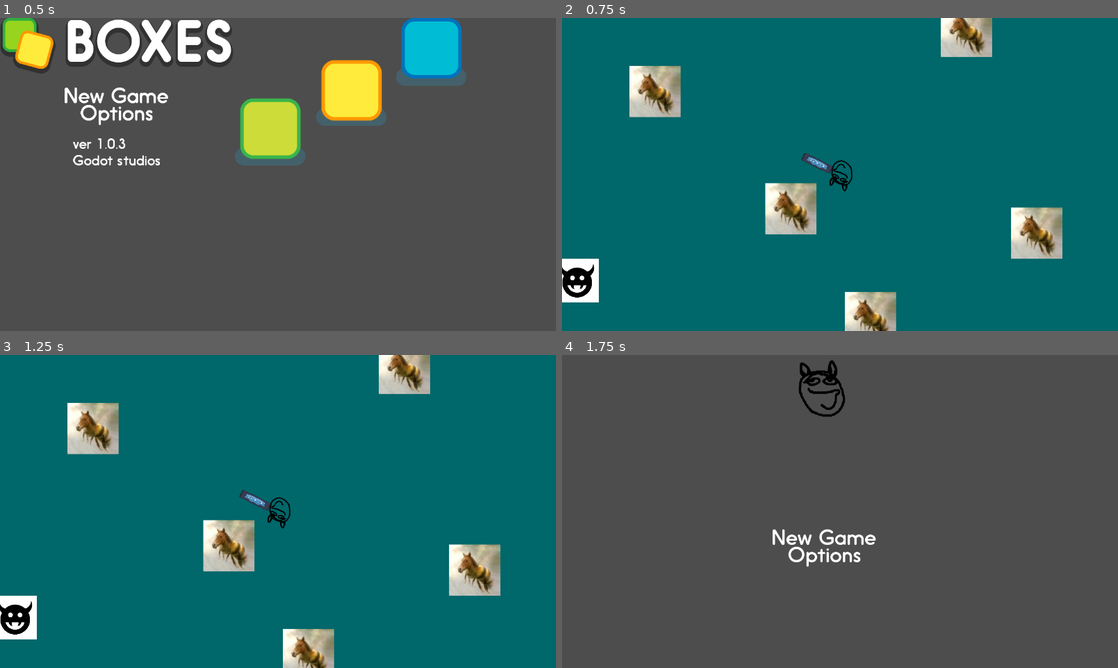
Above: before the commit, frames 1-4 (two rows, left to right).
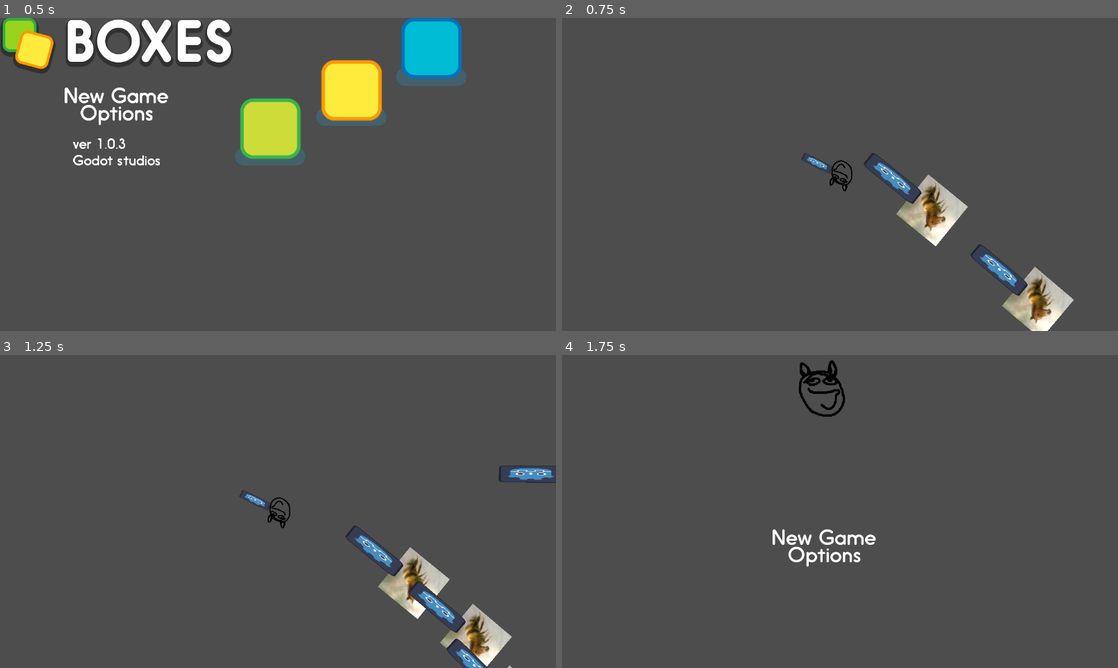
Above: after the commit, the same moments.

Repository: brianli378/ecs179-final-project
Game: Godot game, scene res://scenes/world.tscn
Two runs of this game, one before a commit and one after it. Both use one fixed random seed, a clock stepped at 60 frames per second and the inputs below.
Inputs (mouse positions are in pixels of both pictures, inside the frame that each line leads up to):
- Up to frame 1 (0.5 s): no input
- Up to frame 2 (0.75 s): click (678, 96) at 0.52 s
- Up to frame 3 (1.25 s): no input
- Up to frame 4 (1.75 s): tap Enter (ui_accept) at 1.25, 1.52 s; move the mouse to (962, 495) at 1.27 s; hold D (move_right) from 1.28 s (still down); click (962, 495) at 1.35 s; tap E (switch_gun) at 1.55 s

Frame 1 is identical in both runs. In frame 2, 100% of the frame differs, in the area x 0-100%, y 0-100%; in frame 3, 100%; in frame 4, nothing differs.

Commit message:
enemies shoot occasionally, run away or to the player, and have slightly improved collision boxes

Diff:
--- a/2d-roguelike/project.godot
+++ b/2d-roguelike/project.godot
@@ -19,6 +19,7 @@
 
 World="*res://scenes/world.tscn"
 enemy_factory="*res://scripts/enemy_factory.gd"
+PlayerSingleton="*res://scripts/player.gd"
 
 [display]
 
--- a/2d-roguelike/scenes/enemies/basic_enemy.tscn
+++ b/2d-roguelike/scenes/enemies/basic_enemy.tscn
@@ -3,14 +3,15 @@
 [ext_resource type="Script" uid="uid://birgv6eudsgmc" path="res://scripts/enemies/basic_enemy.gd" id="1_7jpia"]
 [ext_resource type="Texture2D" uid="uid://cb7kfgjabn6bf" path="res://assets/plaecholder_object.jpg" id="2_8xi43"]
 
-[sub_resource type="CapsuleShape2D" id="CapsuleShape2D_tgb66"]
+[sub_resource type="RectangleShape2D" id="RectangleShape2D_8xi43"]
+size = Vector2(118, 118)
 
 [node name="BasicEnemy" type="CharacterBody2D"]
 script = ExtResource("1_7jpia")
 
-[node name="Sprite2D" type="Sprite2D" parent="."]
+[node name="Body" type="Sprite2D" parent="."]
 scale = Vector2(0.1, 0.1)
 texture = ExtResource("2_8xi43")
 
 [node name="CollisionShape2D" type="CollisionShape2D" parent="."]
-shape = SubResource("CapsuleShape2D_tgb66")
+shape = SubResource("RectangleShape2D_8xi43")
--- a/2d-roguelike/scenes/enemies/strong_enemy.tscn
+++ b/2d-roguelike/scenes/enemies/strong_enemy.tscn
@@ -3,7 +3,8 @@
 [ext_resource type="Script" uid="uid://birgv6eudsgmc" path="res://scripts/enemies/basic_enemy.gd" id="1_wler7"]
 [ext_resource type="Texture2D" uid="uid://bmu7bt7icfueh" path="res://assets/placeholder2_enemy.jpg" id="2_wler7"]
 
-[sub_resource type="CapsuleShape2D" id="CapsuleShape2D_tgb66"]
+[sub_resource type="RectangleShape2D" id="RectangleShape2D_wler7"]
+size = Vector2(100, 101)
 
 [node name="BasicEnemy" type="CharacterBody2D"]
 script = ExtResource("1_wler7")
@@ -13,4 +14,5 @@
 texture = ExtResource("2_wler7")
 
 [node name="CollisionShape2D" type="CollisionShape2D" parent="."]
-shape = SubResource("CapsuleShape2D_tgb66")
+position = Vector2(0, 0.5)
+shape = SubResource("RectangleShape2D_wler7")
--- a/2d-roguelike/scenes/game.tscn
+++ b/2d-roguelike/scenes/game.tscn
@@ -10,6 +10,7 @@
 script = ExtResource("1_lnu2h")
 
 [node name="MeshInstance2D" type="MeshInstance2D" parent="."]
+visible = false
 modulate = Color(1.5642494e-06, 0.40395993, 0.41488585, 1)
 position = Vector2(580, 307.00003)
 scale = Vector2(5032.9375, 3324.4375)
@@ -17,7 +18,6 @@
 metadata/_edit_lock_ = true
 
 [node name="Player" parent="." instance=ExtResource("1_yqjtg")]
-position = Vector2(603, 335)
 scale = Vector2(0.5, 0.5)
 
 [node name="StaticBody2D" parent="." instance=ExtResource("2_lnu2h")]
--- /dev/null
+++ b/2d-roguelike/scenes/gun.tscn
@@ -0,0 +1,12 @@
+[gd_scene load_steps=3 format=3 uid="uid://doj05njfuwl4e"]
+
+[ext_resource type="Texture2D" uid="uid://ctfpr3oc0ghxn" path="res://assets/placeholder_gun.svg" id="1_og67c"]
+[ext_resource type="Script" uid="uid://c36483pxjdqw" path="res://scripts/gun_manager.gd" id="2_gp1hk"]
+
+[node name="Gun" type="Sprite2D"]
+scale = Vector2(1.1484375, 0.3046875)
+texture = ExtResource("1_og67c")
+script = ExtResource("2_gp1hk")
+
+[node name="ProjectileSpawn" type="Node2D" parent="."]
+position = Vector2(75, 0)
--- a/2d-roguelike/scenes/player.tscn
+++ b/2d-roguelike/scenes/player.tscn
@@ -1,9 +1,8 @@
-[gd_scene load_steps=6 format=3 uid="uid://cjfuyyu8dl486"]
+[gd_scene load_steps=5 format=3 uid="uid://cjfuyyu8dl486"]
 
 [ext_resource type="Script" uid="uid://dpfhd8ckyl4nx" path="res://scripts/player.gd" id="1_3vyb7"]
-[ext_resource type="Texture2D" uid="uid://ctfpr3oc0ghxn" path="res://assets/placeholder_gun.svg" id="2_g2els"]
 [ext_resource type="Texture2D" uid="uid://dlwpiotc2krv1" path="res://assets/placeholder_player.svg" id="2_qhqgy"]
-[ext_resource type="Script" uid="uid://c36483pxjdqw" path="res://scripts/gun_manager.gd" id="4_dqkch"]
+[ext_resource type="PackedScene" uid="uid://doj05njfuwl4e" path="res://scenes/gun.tscn" id="3_qhqgy"]
 
 [sub_resource type="RectangleShape2D" id="RectangleShape2D_g2els"]
 size = Vector2(126, 123.5)
@@ -14,14 +13,8 @@
 [node name="Body" type="Sprite2D" parent="."]
 texture = ExtResource("2_qhqgy")
 
-[node name="Gun" type="Sprite2D" parent="Body"]
+[node name="Gun" parent="Body" instance=ExtResource("3_qhqgy")]
 position = Vector2(117, 0)
-scale = Vector2(1.1484375, 0.3046875)
-texture = ExtResource("2_g2els")
-script = ExtResource("4_dqkch")
-
-[node name="ProjectileSpawn" type="Node2D" parent="Body/Gun"]
-position = Vector2(75, 0)
 
 [node name="CollisionShape2D" type="CollisionShape2D" parent="."]
 position = Vector2(0, 0.25)
--- a/2d-roguelike/scenes/world.tscn
+++ b/2d-roguelike/scenes/world.tscn
@@ -12,7 +12,13 @@
 [node name="MainMenu" parent="." instance=ExtResource("2_k0juu")]
 
 [node name="DeathMenu" parent="." instance=ExtResource("4_k0juu")]
+visible = false
 
 [node name="Game" parent="." instance=ExtResource("3_71j4m")]
 
 [node name="PauseMenu" parent="." instance=ExtResource("5_71j4m")]
+visible = false
+offset_left = 818.0
+offset_top = 652.0
+offset_right = 2094.0
+offset_bottom = 1347.0
--- a/2d-roguelike/scripts/enemies/basic_enemy.gd
+++ b/2d-roguelike/scripts/enemies/basic_enemy.gd
@@ -5,11 +5,71 @@
 var speed: float
 var damage: float
 
+var shooting_range: float
+var 	_time: float = 0.0
+
+#TODO: put this in the spec
+var _furthest_leash: float = 600.0
+var _closest_leash: float = 400.0
+
+var _movement_speed: float = 300.0 # units per frame
+
+#TODO: we could override shooting delay ourselves with one in this script
+#var shooting_delay: float
+
+var gun_manager: GunManager
+
+@onready
+var _player:Player = PlayerSingleton
+
 func initialize(spec: EnemySpec):
 	self.health = spec.health
 	self.damage = spec.damage
 	self.speed  = spec.speed
+	self.gun_manager = spec.gun_manager.instantiate()
 
-# need physics process
+	gun_manager.position.x = 117.0
 
-# take damage (similar to exercise 3)
+	self.shooting_range = spec.shooting_range
+
+	# add gun manager to scene
+	add_child(self.gun_manager)
+
+	# make sure we ignore user inputs
+	self.gun_manager.npc = true
+
+func _ready():
+	print("hi")
+
+func _process(_delta: float) -> void:
+	look_at(_player.global_position)
+
+func _physics_process(_delta: float) -> void:
+	_time += _delta
+
+	# shooting logic
+	if _distance_to_player() < shooting_range and _time >= 1.0:
+		_time = 0.0
+		gun_manager.shoot()
+
+	# Calculate direction vector toward player
+	var direction: Vector2 = (_player.global_position - global_position).normalized()
+	var distance: float = _distance_to_player()
+
+	# move towards player
+	if distance > _furthest_leash:
+		global_position += direction * _movement_speed * _delta
+	elif distance < _closest_leash:
+		# move away from player
+		global_position -= direction * _movement_speed * _delta
+
+
+#TODO: take damage (similar to exercise 3)
+
+func _distance_to_player() -> float:
+	return self.global_position.distance_to(_player.global_position)
+
+func _vector_to_player() -> Vector2:
+	var x: float = _player.global_position.x - global_position.x
+	var y: float = _player.global_position.y - global_position.y
+	return Vector2(x,y)
--- a/2d-roguelike/scripts/enemy_factory.gd
+++ b/2d-roguelike/scripts/enemy_factory.gd
@@ -2,8 +2,8 @@
 extends Node
 
 func build(spec: EnemySpec):
-	# need to add safety checks to make sure these exist
-	var enemy_scene = load(spec.enemy_scene_path)
-	var enemy = enemy_scene.instantiate()
+	#TODO: need to add safety checks to make sure these exist
+	var enemy_scene : PackedScene = load(spec.enemy_scene_path)
+	var enemy : CharacterBody2D = enemy_scene.instantiate()
 	enemy.initialize(spec)
 	return enemy
--- a/2d-roguelike/scripts/enemy_spec.gd
+++ b/2d-roguelike/scripts/enemy_spec.gd
@@ -9,3 +9,6 @@
 @export var health: int
 @export var damage: float
 @export var speed: float
+
+@export var shooting_range: float
+@export var gun_manager: PackedScene
--- a/2d-roguelike/scripts/game.gd
+++ b/2d-roguelike/scripts/game.gd
@@ -63,8 +63,8 @@
 	add_child(enemy5)
 	enemy5.position = spawn_position5
 
-	add_child(enemy6)
-	enemy6.position = spawn_position6
+	#add_child(enemy6)
+	#enemy6.position = spawn_position6
 
 	print("Enemy1 damage: ", enemy1.damage)
 	print("Enemy5 damage scaled: ", enemy5.damage)
--- a/2d-roguelike/scripts/gun_manager.gd
+++ b/2d-roguelike/scripts/gun_manager.gd
@@ -10,6 +10,10 @@
 var curr_gun_index: int = 0
 var curr_gun: Gun = null
 
+# we don't want to read inputs if the gun manager belongs to an npc
+var npc: bool = false
+
+#TODO: don't hardcode the guns in the gun manager
 
 func _ready() -> void:
 	guns = [
@@ -24,16 +28,17 @@
 func _process(_delta: float) -> void:
 	_time_since_last_shot += _delta
 
-	if Input.is_action_just_pressed("switch_gun"):
-		curr_gun_index = (curr_gun_index + 1) % guns.size()
-		curr_gun = guns[curr_gun_index]
+	if not npc:
+		if Input.is_action_just_pressed("switch_gun"):
+			curr_gun_index = (curr_gun_index + 1) % guns.size()
+			curr_gun = guns[curr_gun_index]
 
-	if Input.is_action_just_pressed("shoot") and _time_since_last_shot >= curr_gun.shot_delay:
-		_shoot()
-		_time_since_last_shot = 0.0
+		if Input.is_action_just_pressed("shoot") and _time_since_last_shot >= curr_gun.shot_delay:
+			shoot()
+			_time_since_last_shot = 0.0
 
 
-func _shoot() -> void:
+func shoot() -> void:
 	var projectile: Projectile = _projectile_scene.instantiate()
 	projectile.global_position = projectile_spawn.global_position
 
--- a/2d-roguelike/scripts/player.gd
+++ b/2d-roguelike/scripts/player.gd
@@ -17,7 +17,6 @@
 var dash_cooldown := 0.0
 var dash_direction := Vector2.ZERO
 var current_speed := SPEED
-
 
 func _process(_delta: float) -> void:
 	look_at(get_global_mouse_position())
--- a/2d-roguelike/specs/basic_enemy_spec.tres
+++ b/2d-roguelike/specs/basic_enemy_spec.tres
@@ -1,5 +1,6 @@
-[gd_resource type="Resource" script_class="EnemySpec" load_steps=2 format=3 uid="uid://df5i42mpyebqu"]
+[gd_resource type="Resource" script_class="EnemySpec" load_steps=3 format=3 uid="uid://df5i42mpyebqu"]
 
+[ext_resource type="PackedScene" uid="uid://doj05njfuwl4e" path="res://scenes/gun.tscn" id="1_3o502"]
 [ext_resource type="Script" uid="uid://cphj1fdaujj61" path="res://scripts/enemy_spec.gd" id="1_riaci"]
 
 [resource]
@@ -8,4 +9,6 @@
 health = 100
 damage = 10.0
 speed = 5.0
+shooting_range = 100.0
+gun_manager = ExtResource("1_3o502")
 metadata/_custom_type_script = "uid://cphj1fdaujj61"
--- a/2d-roguelike/specs/strong_enemy_spec.tres
+++ b/2d-roguelike/specs/strong_enemy_spec.tres
@@ -1,5 +1,6 @@
-[gd_resource type="Resource" script_class="EnemySpec" load_steps=2 format=3 uid="uid://ck28ibunu0ygr"]
+[gd_resource type="Resource" script_class="EnemySpec" load_steps=3 format=3 uid="uid://ck28ibunu0ygr"]
 
+[ext_resource type="PackedScene" uid="uid://doj05njfuwl4e" path="res://scenes/gun.tscn" id="1_15nfs"]
 [ext_resource type="Script" uid="uid://cphj1fdaujj61" path="res://scripts/enemy_spec.gd" id="1_cgk24"]
 
 [resource]
@@ -8,4 +9,6 @@
 health = 100
 damage = 25.0
 speed = 5.0
+shooting_range = 50.0
+gun_manager = ExtResource("1_15nfs")
 metadata/_custom_type_script = "uid://cphj1fdaujj61"
Not shown: 1 places in 2d-roguelike/scenes/world.tscn that only renumber resources
